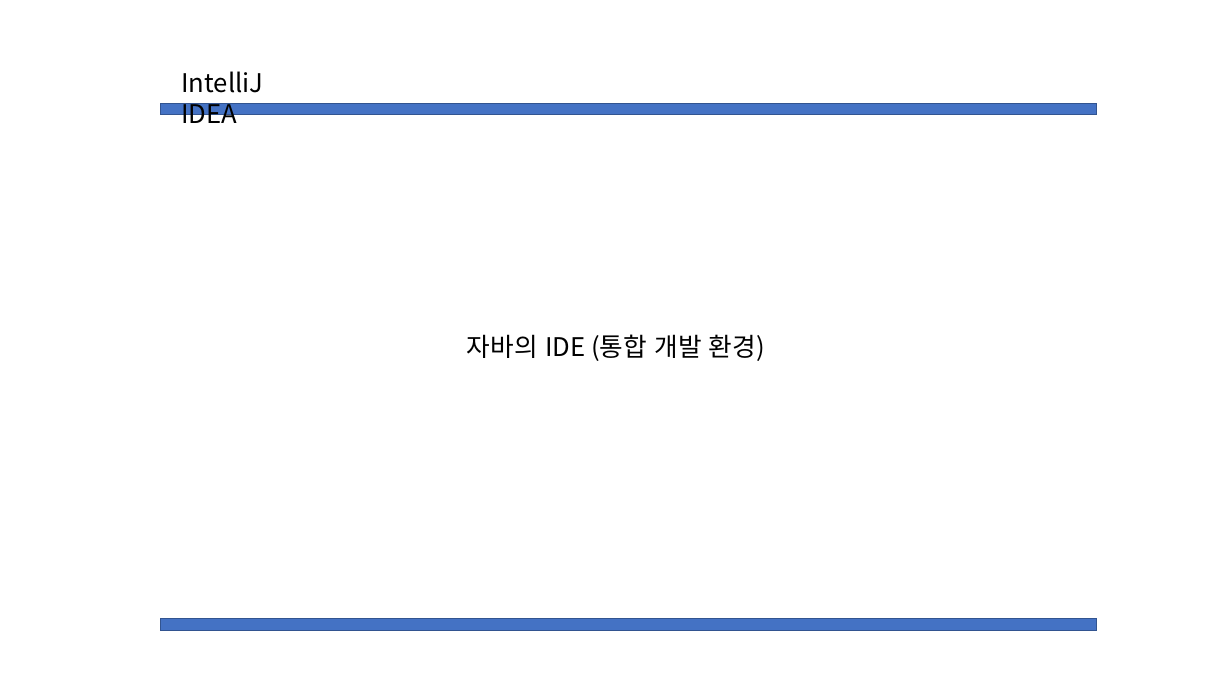
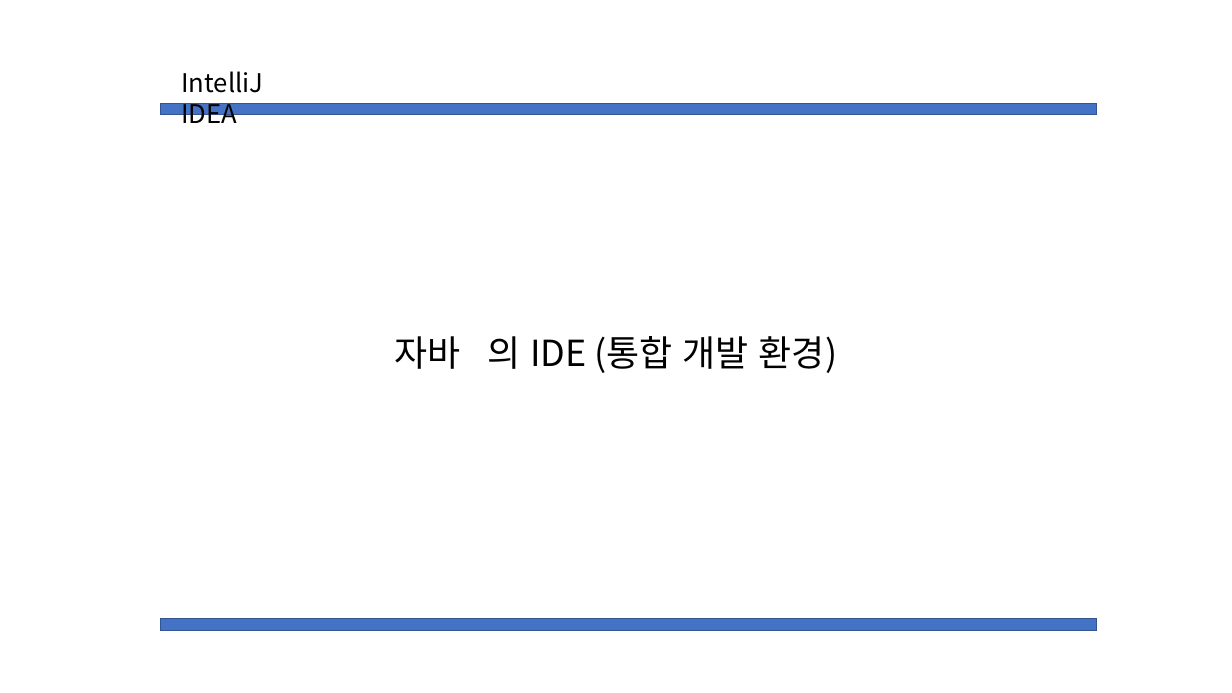
Before and after one commit to Mikusnuz/MyPractice, a slide deck: slide 2 of Study/IntelliJ.pptx. Drawn at 1232x693 pixels with LibreOffice and Linux fonts; fonts in the diff are those of the drawing. Boxes give left, top, right and bottom in pixels: in the first picture for what was removed or moved away, otherwise in the second. Text is boxed around its words. In the diff, an @@ line names an element or a change of style, - is before the commit and + after.

```diff
--- a/Study/IntelliJ.pptx
+++ b/Study/IntelliJ.pptx
@@ text at (395,336,837,373): text changed; size 20 to 28 pt @@
-자바의 IDE (통합 개발 환경)
+자바 의 IDE (통합 개발 환경)
```
Also in this commit, not shown: 4 other slides changed, 3 other files.
